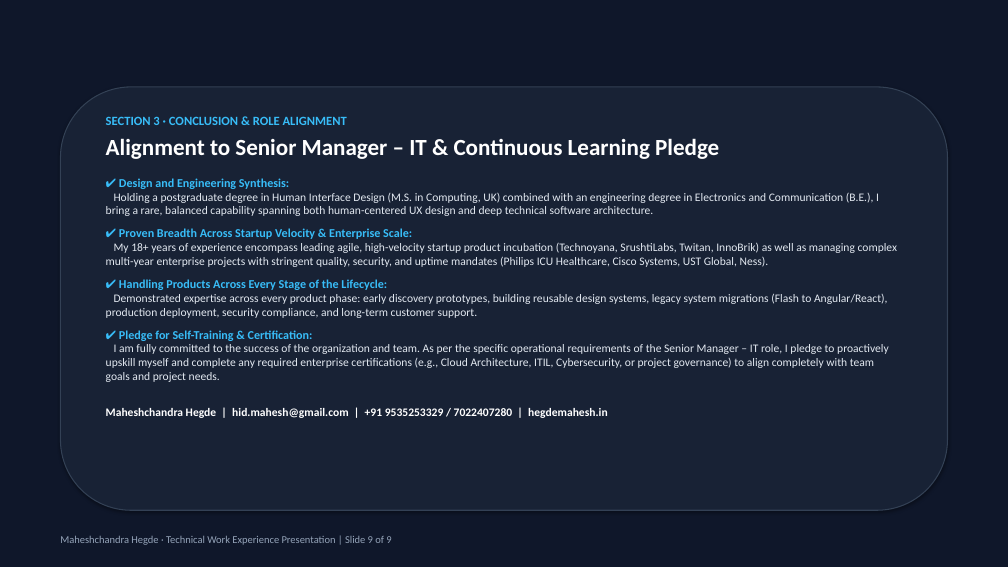
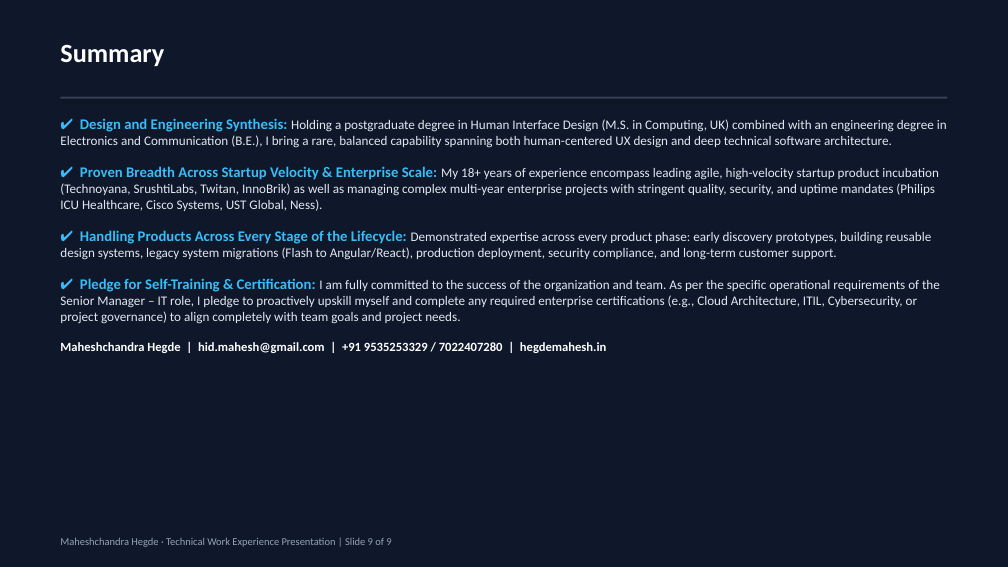
Before and after one commit to hegdemahesh/hegdemahesh.github.io, a slide deck: slide 9 of obayashi_it_presentation/Obayashi_Senior_Manager_IT_Presentation_Maheshchandra_Hegde.pptx. Drawn at 1008x567 pixels with LibreOffice and Linux fonts; fonts in the diff are those of the drawing. Boxes give left, top, right and bottom in pixels: in the first picture for what was removed or moved away, otherwise in the second. Text is boxed around its words. In the diff, an @@ line names an element or a change of style, - is before the commit and + after.

```diff
--- a/obayashi_it_presentation/Obayashi_Senior_Manager_IT_Presentation_Maheshchandra_Hegde.pptx
+++ b/obayashi_it_presentation/Obayashi_Senior_Manager_IT_Presentation_Maheshchandra_Hegde.pptx
@@ text added at [60,44,164,66], 25 pt, text #FFFFFF, bold @@
+Summary
@@ rounded rectangle removed at [60,87,948,510] @@
@@ text at [60,118,947,324]: text changed; size 11 to 12.5 pt @@
-SECTION 3 · CONCLUSION & ROLE ALIGNMENT
-Alignment to Senior Manager – IT & Continuous Learning Pledge
-✔ Design and Engineering Synthesis:
-Holding a postgraduate degree in Human Interface Design (M.S. in Computing, UK) combined with an engineering degree in Electronics and Communication (B.E.), I bring a rare, balanced capability spanning both human-centered UX design and deep technical software architecture.
-✔ Proven Breadth Across Startup Velocity & Enterprise Scale:
-My 18+ years of experience encompass leading agile, high-velocity startup product incubation (Technoyana, SrushtiLabs, Twitan, InnoBrik) as well as managing complex multi-year enterprise projects with stringent quality, security, and uptime mandates (Philips ICU Healthcare, Cisco Systems, UST Global, Ness).
-✔ Handling Products Across Every Stage of the Lifecycle:
-Demonstrated expertise across every product phase: early discovery prototypes, building reusable design systems, legacy system migrations (Flash to Angular/React), production deployment, security compliance, and long-term customer support.
-✔ Pledge for Self-Training & Certification:
-I am fully committed to the success of the organization and team. As per the specific operational requirements of the Senior Manager – IT role, I pledge to proactively upskill myself and complete any required enterprise certifications (e.g., Cloud Architecture, ITIL, Cybersecurity, or project governance) to align completely with team goals and project needs.
+✔ Design and Engineering Synthesis: Holding a postgraduate degree in Human Interface Design (M.S. in Computing, UK) combined with an engineering degree in Electronics and Communication (B.E.), I bring a rare, balanced capability spanning both human-centered UX design and deep technical software architecture.
+✔ Proven Breadth Across Startup Velocity & Enterprise Scale: My 18+ years of experience encompass leading agile, high-velocity startup product incubation (Technoyana, SrushtiLabs, Twitan, InnoBrik) as well as managing complex multi-year enterprise projects with stringent quality, security, and uptime mandates (Philips ICU Healthcare, Cisco Systems, UST Global, Ness).
+✔ Handling Products Across Every Stage of the Lifecycle: Demonstrated expertise across every product phase: early discovery prototypes, building reusable design systems, legacy system migrations (Flash to Angular/React), production deployment, security compliance, and long-term customer support.
+✔ Pledge for Self-Training & Certification: I am fully committed to the success of the organization and team. As per the specific operational requirements of the Senior Manager – IT role, I pledge to proactively upskill myself and complete any required enterprise certifications (e.g., Cloud Architecture, ITIL, Cybersecurity, or project governance) to align completely with team goals and project needs.
@@ text "✔ Design and Engineering Synthesis: ...": place and size @@
-text "✔ Design and Engineering Synthesis: ..." at [106,116,897,418]
+text "✔ Design and Engineering Synthesis: ..." at [60,118,947,353]
@@ rectangle added at [60,97,948,99], fill #334155 @@
@@ text at [60,342,607,353]: size 11 to 12 pt in "Maheshchandra Hegde | hid.mahesh@gmail.com | +91 9535253329 ..." @@
```
Also in this commit, not shown: 8 other slides changed, 7 other files.
